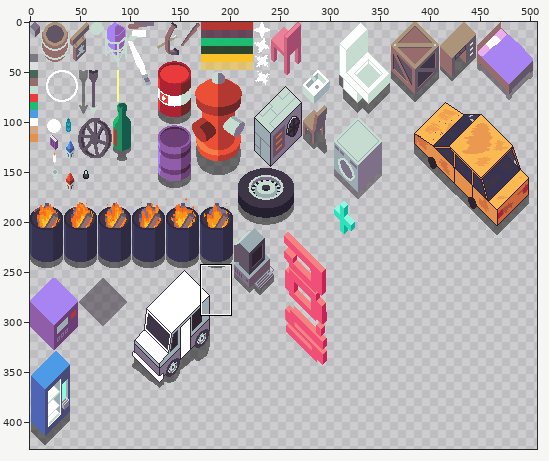
Two versions of one sprite sheet, gamestream_flutter/images/atlas-gameobjects.png. Above: a wide view before the commit, with the close-up outlined.
Close-up. Before the commit:
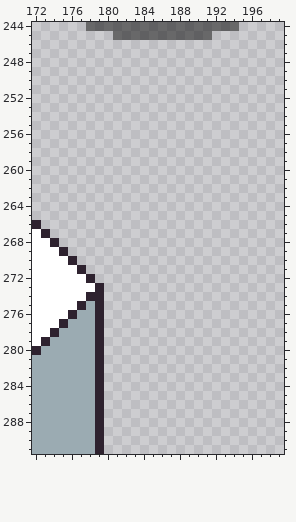
The file is 512x512 pixels. Colours within 5 levels of each other are drawn and written as one. Shown: x 172..199, y 244..291. The wide view leaves out empty margins.
New version:
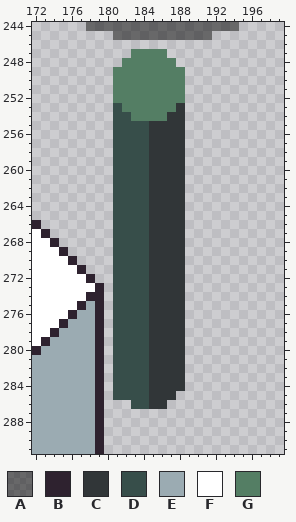
Palette (. is transparent): A #0000007e  B #2e222f  C #313638  D #374e4a  E #9babb2  F #ffffff  G #547e64
The edit:
Colour C now appears in row 253 at x 188; in row 254 at x 187 to 188; in rows 255 to 284 at x 185 to 188; in row 285 at x 185 to 187; in row 286 at x 185 to 186.
Colour D now appears in row 253 at x 181; in row 254 at x 181 to 182; in rows 255 to 285 at x 181 to 184; in row 286 at x 183 to 184.
Colour G now appears in row 247 at x 183 to 186; in row 248 at x 182 to 187; in rows 249 to 252 at x 181 to 188; in row 253 at x 182 to 187; in row 254 at x 183 to 186.
Where, in picture pixels (left, top, right, bottom), the same in both close-ups:
added: (113, 49, 185, 409)
